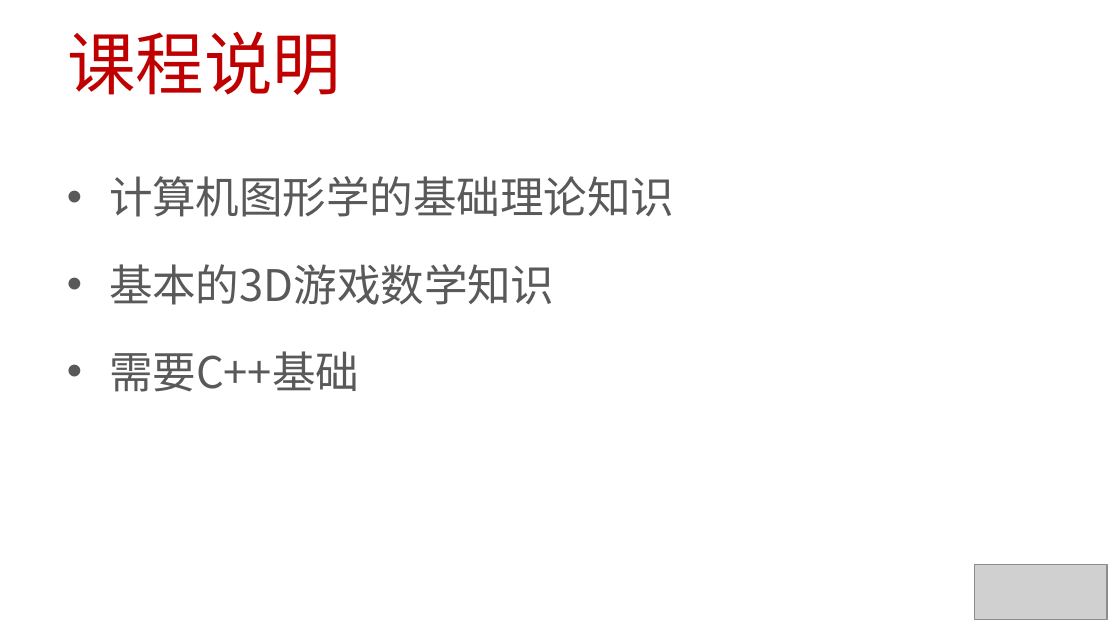
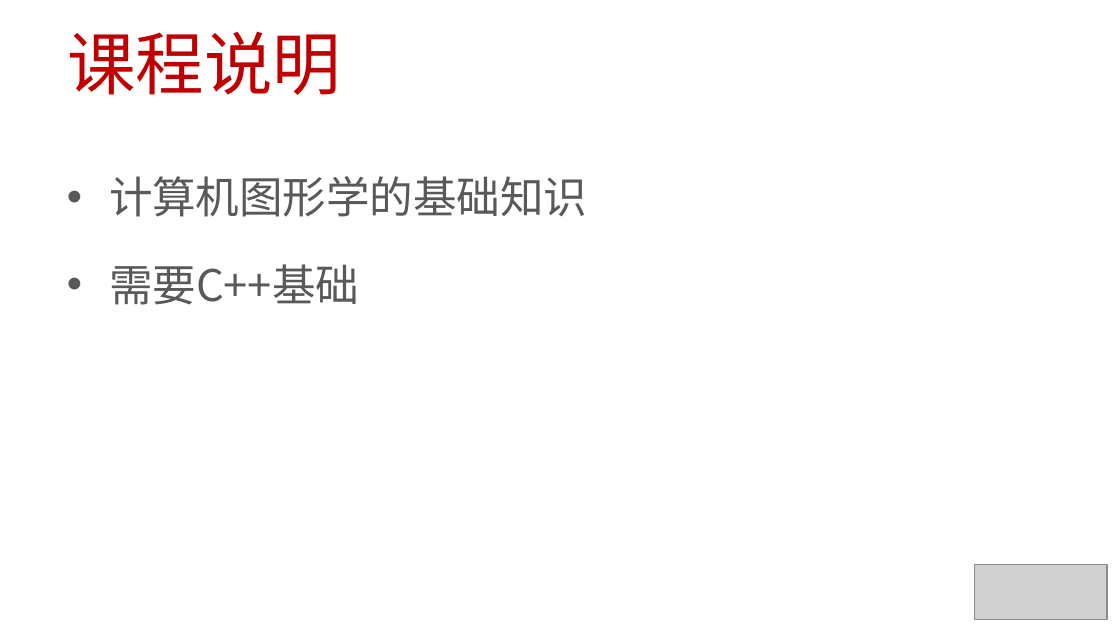
Before and after one commit to 0000duck/ComputerGraphicsBasics, a slide deck: slide 3 of PPT/01_课程介绍.pptx. Drawn at 1120x630 pixels with LibreOffice and Linux fonts; fonts in the diff are those of the drawing; grey boxes stand for pictures. Boxes give left, top, right and bottom in pixels: in the first picture for what was removed or moved away, otherwise in the second. Text is boxed around its words. In the diff, an @@ line names an element or a change of style, - is before the commit and + after.

```diff
--- a/PPT/01_课程介绍.pptx
+++ b/PPT/01_课程介绍.pptx
@@ text at <box>109,176,587,217</box>: text changed @@
-• 计算机图形学的基础理论知识
-• 基本的3D游戏数学知识
+• 计算机图形学的基础知识
```
Also in this commit, not shown: 2 other slides changed, 1 other file.
